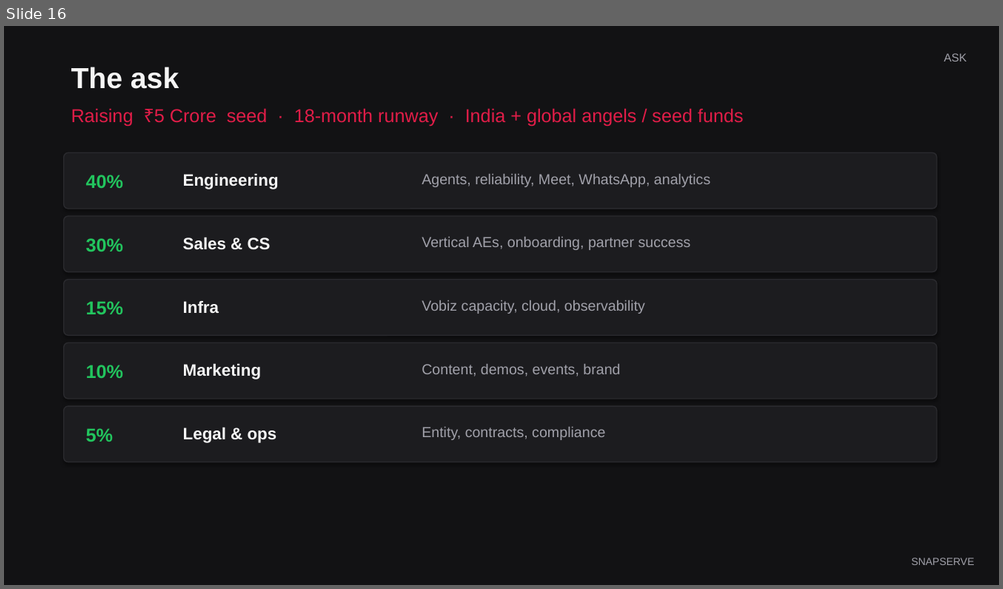
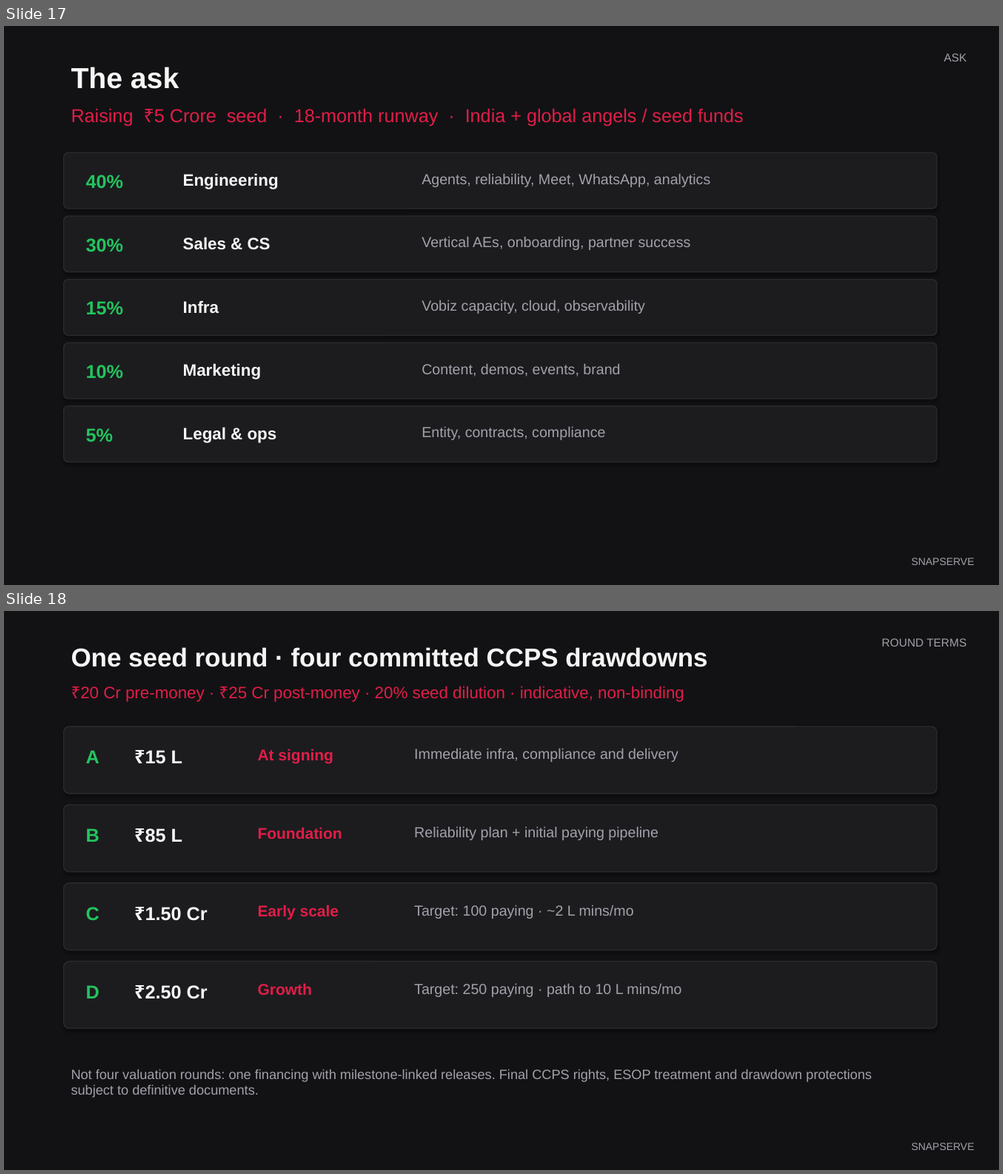
Before and after one commit to srundme/voiceorch, a slide deck: docs/pitch-deck/SnapServe-Seed-Pitch-5Cr.pptx. Shown one above the other, each under a label of ours: slide 16 before the commit, slides 17 and 18 after it. The pictures are 1003x589 and 1003x1174 pixels, drawn with LibreOffice and Linux fonts; fonts in the diff are those of the drawing. Boxes give left, top, right and bottom in pixels: in the first picture for what was removed or moved away, otherwise in the second. Text is boxed around its words. In the diff, an @@ line names an element or a change of style, - is before the commit and + after.

```diff
--- a/docs/pitch-deck/SnapServe-Seed-Pitch-5Cr.pptx
+++ b/docs/pitch-deck/SnapServe-Seed-Pitch-5Cr.pptx
@@ slide 18 added at <box>4,611,999,1170</box>, background #121214 @@
@@ text added at <box>71,647,707,667</box>, 25 pt, text #F5F5F5, bold @@
+One seed round · four committed CCPS drawdowns
@@ text added at <box>882,638,966,647</box>, 11 pt, text #A1A1AA @@
+ROUND TERMS
@@ text added at <box>80,686,684,702</box>, 16 pt, text #E11D48 @@
+₹20 Cr pre-money · ₹25 Cr post-money · 20% seed dilution · indicative, non-binding
@@ rounded rectangle added at <box>64,726,936,794</box>, fill #1C1C1F, outline #2A2A2E 1 pt @@
@@ text added at <box>86,750,99,763</box>, 18 pt, text #22C55E, bold @@
+A
@@ text added at <box>145,750,182,764</box>, 18 pt, text #F5F5F5, bold @@
+₹15 L
@@ text added at <box>258,749,333,763</box>, 15 pt, text #E11D48, bold @@
+At signing
@@ text added at <box>414,749,678,762</box>, 14 pt, text #A1A1AA @@
+Immediate infra, compliance and delivery
@@ rounded rectangle added at <box>64,805,936,872</box>, fill #1C1C1F, outline #2A2A2E 1 pt @@
@@ text added at <box>86,829,99,842</box>, 18 pt, text #22C55E, bold @@
+B
@@ text added at <box>145,829,182,843</box>, 18 pt, text #F5F5F5, bold @@
+₹85 L
@@ text added at <box>258,827,342,839</box>, 15 pt, text #E11D48, bold @@
+Foundation
@@ text added at <box>414,827,658,840</box>, 14 pt, text #A1A1AA @@
+Reliability plan + initial paying pipeline
@@ rounded rectangle added at <box>64,883,936,951</box>, fill #1C1C1F, outline #2A2A2E 1 pt @@
@@ text added at <box>86,907,99,920</box>, 18 pt, text #22C55E, bold @@
+C
@@ text added at <box>145,907,208,921</box>, 18 pt, text #F5F5F5, bold @@
+₹1.50 Cr
@@ text added at <box>258,905,339,920</box>, 15 pt, text #E11D48, bold @@
+Early scale
@@ text added at <box>414,906,634,919</box>, 14 pt, text #A1A1AA @@
+Target: 100 paying · ~2 L mins/mo
@@ rounded rectangle added at <box>64,962,936,1029</box>, fill #1C1C1F, outline #2A2A2E 1 pt @@
@@ text added at <box>86,985,99,999</box>, 18 pt, text #22C55E, bold @@
+D
@@ text added at <box>145,985,208,999</box>, 18 pt, text #F5F5F5, bold @@
+₹2.50 Cr
@@ text added at <box>258,983,312,995</box>, 15 pt, text #E11D48, bold @@
+Growth
@@ text added at <box>414,984,681,997</box>, 14 pt, text #A1A1AA @@
+Target: 250 paying · path to 10 L mins/mo
@@ text added at <box>71,1070,871,1098</box>, 13 pt, text #A1A1AA @@
+Not four valuation rounds: one financing with milestone-linked releases. Final CCPS rights, ESOP treatment and drawdown protections subject to definitive documents.
@@ text added at <box>911,1143,974,1150</box>, 10 pt, text #A1A1AA @@
+SNAPSERVE
@@ what was slide 16 is now slide 17 @@
```
Also in this commit, not shown: 2 slides changed, 1 other slide added, 6 other files.
